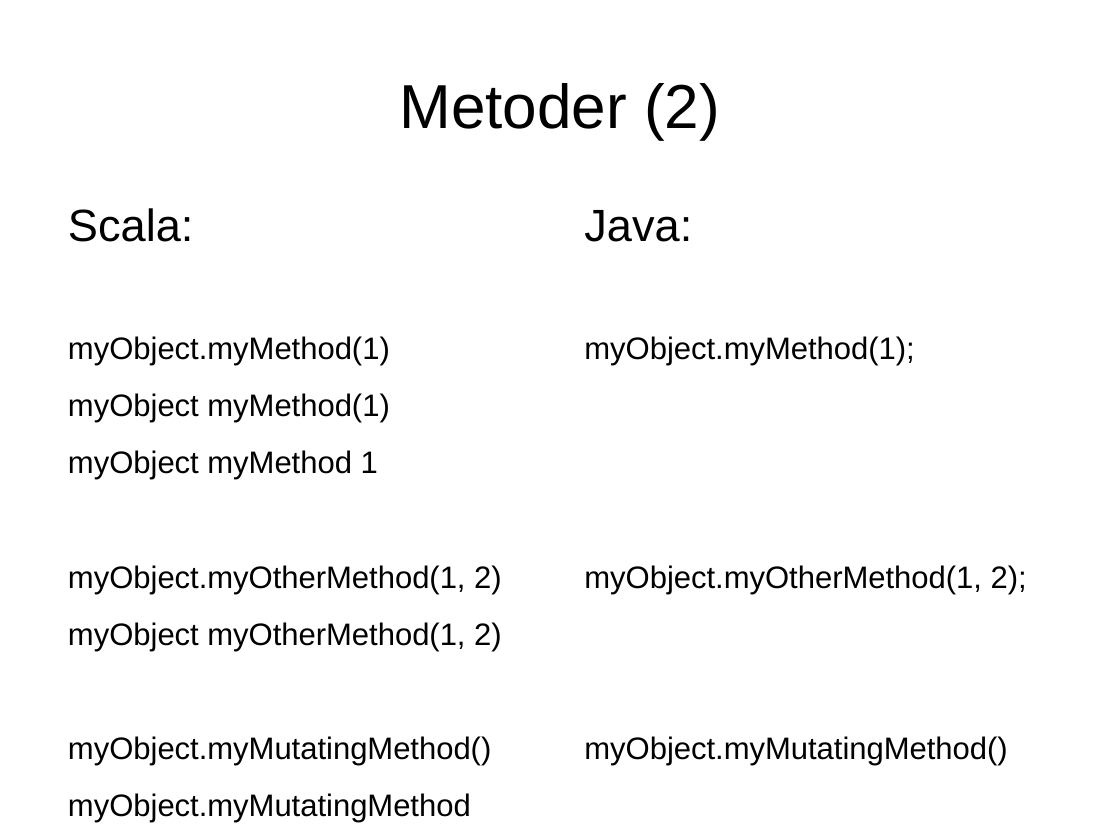
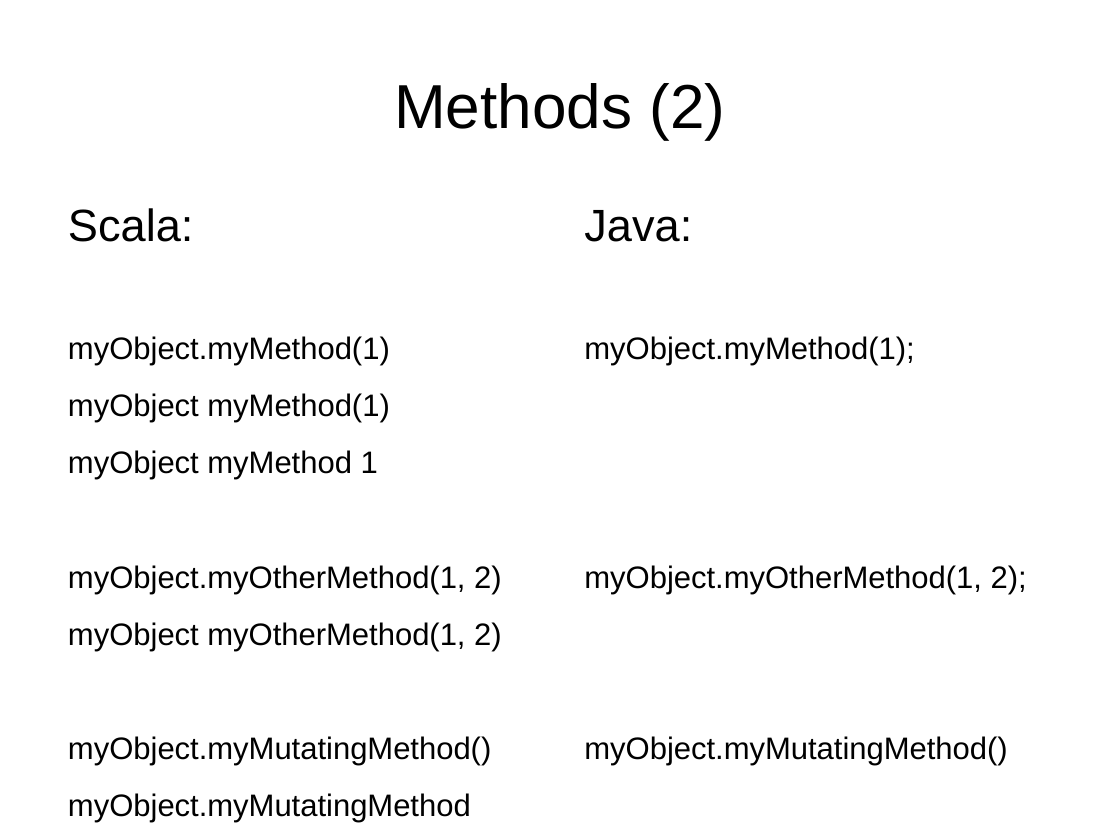
Before and after one commit to javaBin/scala-training-slides, a slide deck: slide 6 of 1.2 - scala basics.odp. Drawn at 1120x840 pixels with LibreOffice and Linux fonts; fonts in the diff are those of the drawing; background and template pictures are left out. Boxes give left, top, right and bottom in pixels: in the first picture for what was removed or moved away, otherwise in the second. Text is boxed around its words. In the diff, an @@ line names an element or a change of style, - is before the commit and + after.

```diff
--- a/1.2 - scala basics.odp
+++ b/1.2 - scala basics.odp
@@ title at <box>394,83,725,139</box>: text changed @@
-Metoder (2)
+Methods (2)
```
Also in this commit, not shown: 11 other slides changed, 1 slide added, 1 slide removed.
